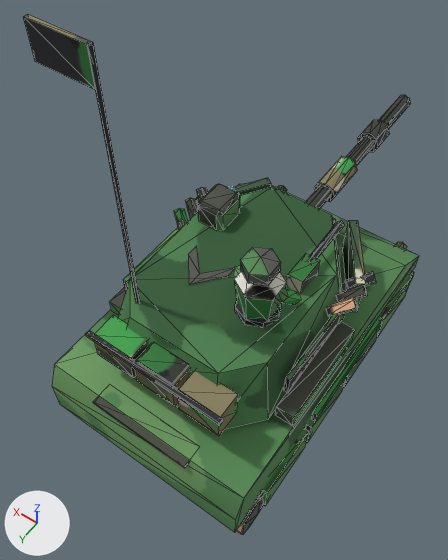
The glTF model game/assets/models/assault_dl7_green.glb: old version first, new version second.
Rendered twice from a 50 mm lens placed at (-0.262, 0.441, 0.84), pointed at (0.022, 0.044, 0.216). Arrows for +X, +Y and +Z are at lower left; the lights stay in place. The first picture is the older version. Mesh edges are drawn as thin lines. Vertices at exactly the same position are counted once.

The scene before the commit, as lines of its bpy script (objects in view):
```python
me_cube = bpy.data.meshes.new('Cube')
me_cube.from_pydata(...)  # 664 vertices, 1092 faces; spans x -0.155..0.155, y -0.44..0.255, z 0.005..0.58
# faces by material slot: [1072, 20]
me_cube.materials.append(mat_baked)  # picture img_bake
me_cube.materials.append(mat_glow_optic)  # cyan #7cf0ff, glowing cyan #7cf0ff
ob_assault_dl7_green = bpy.data.objects.new('assault_dl7_green', me_cube)
ob_assault_dl7_green.location = (0.0, 0.0, 0.0)
```
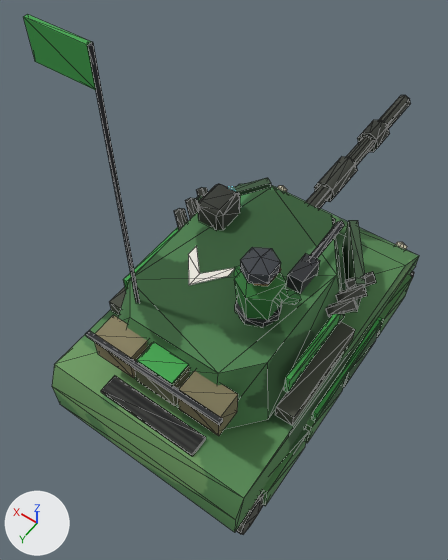
What changed in the scene script:
```text
Change me_cube:
    where me_cube.from_pydata(...)  # 664 vertices, 1092 faces; spans x -0.155..0.155, y -0.44..0.255, z 0.005..0.58
    used by ob_assault_dl7_green; location = (0.0, 0.0, 0.0)
    me_cube part 1: the loose piece of 8 vertices spanning x -0.07..0.07, y 0.22..0.25, z 0.15..0.154 is scaled about its middle by (1, 0.867, 1.5), then moved by (0.0, -0.013, 0.005)
    me_cube part 2: 796 kept faces spanning x -0.155..0.155, y -0.44..0.246, z 0.013..0.58 get new texture (UV) coordinates
```

What differs and where, as boxes [x1, y1, x2, y2] in the pictures (448 x 560 px; the box of a moved part takes in the faces that stretch with it):
part 1 of me_cube, moved or reshaped
    before: [93, 396, 189, 468]
    after: [101, 376, 206, 456]
part 2 of me_cube, surface changed
    both: [23, 14, 414, 534]
